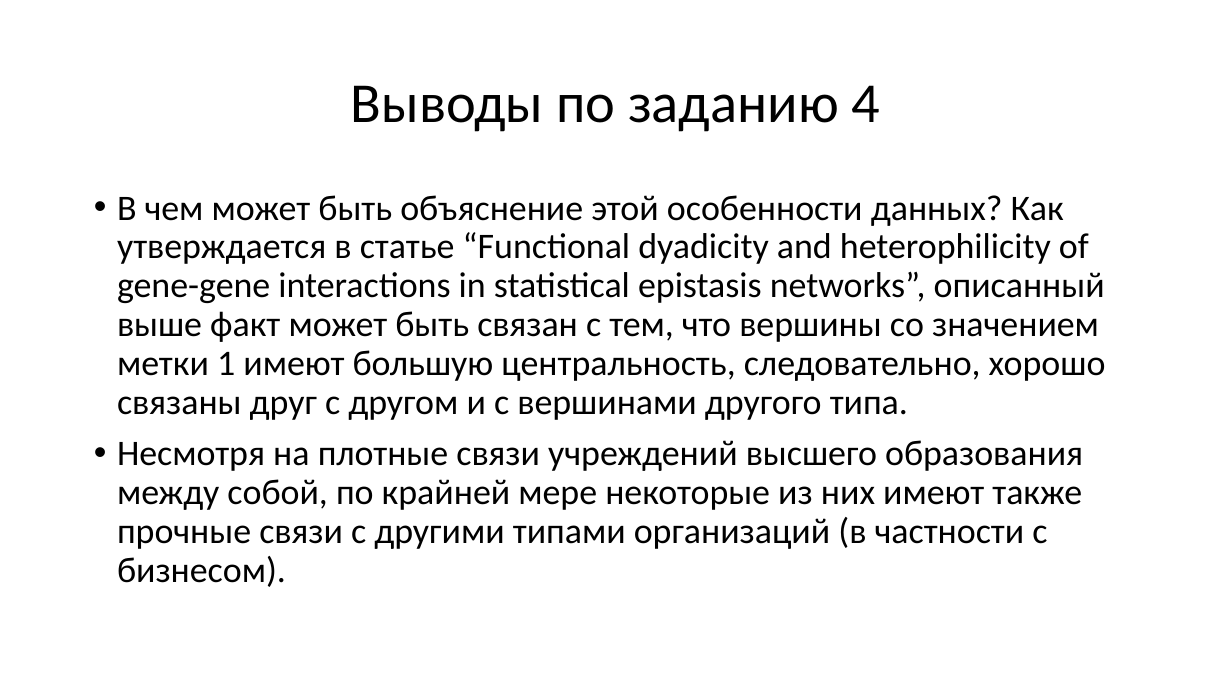
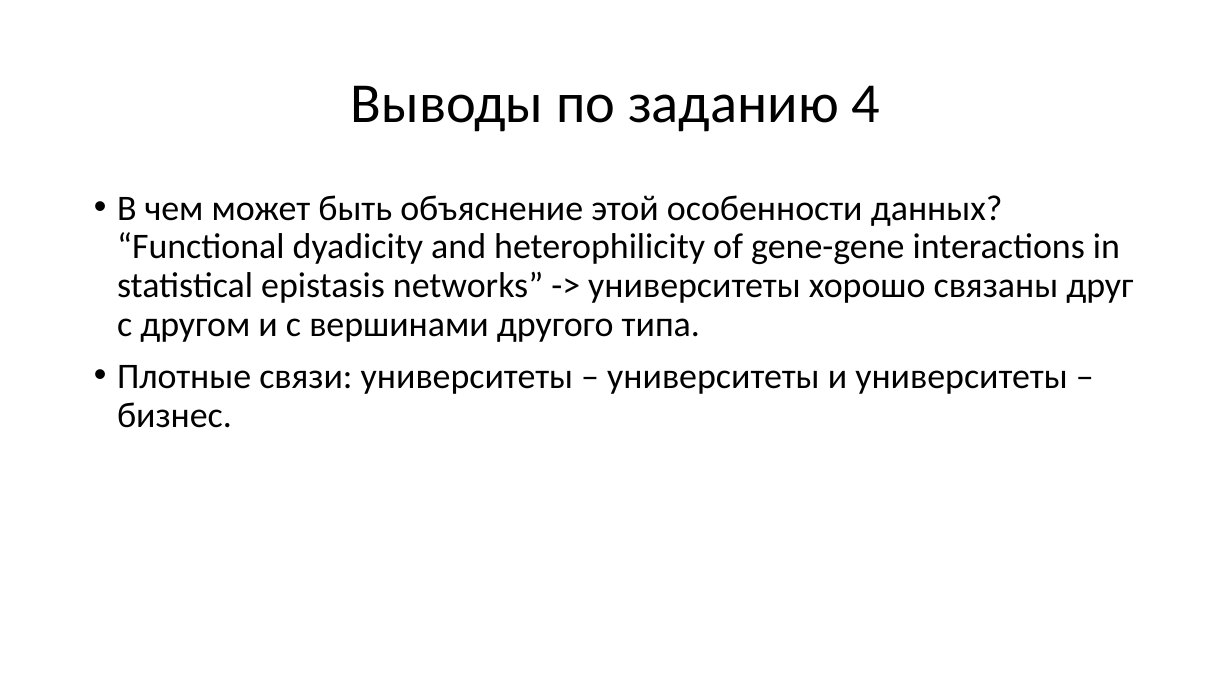
Before and after one commit to justniks/RProjects_EF, a slide deck: slide 27 of Networks/Issledovanie_nauchnogo_sotrudnichestva_v_Novoy_Zelandii.pptx (slide 28 before the commit). Drawn at 1232x693 pixels with LibreOffice and Linux fonts; fonts in the diff are those of the drawing. Boxes give left, top, right and bottom in pixels: in the first picture for what was removed or moved away, otherwise in the second. Text is boxed around its words. In the diff, an @@ line names an element or a change of style, - is before the commit and + after.

Commit message:
change presentation

```diff
--- a/Networks/Issledovanie_nauchnogo_sotrudnichestva_v_Novoy_Zelandii.pptx
+++ b/Networks/Issledovanie_nauchnogo_sotrudnichestva_v_Novoy_Zelandii.pptx
@@ text at bbox=[117, 195, 1133, 428]: text changed @@
-• В чем может быть объяснение этой особенности данных? Как утверждается в статье “Functional dyadicity and heterophilicity of gene-gene interactions in statistical epistasis networks”, описанный выше факт может быть связан с тем, что вершины со значением метки 1 имеют большую центральность, следовательно, хорошо связаны друг с другом и с вершинами другого типа.
-• Несмотря на плотные связи учреждений высшего образования между собой, по крайней мере некоторые из них имеют также прочные связи с другими типами организаций (в частности с бизнесом).
+• В чем может быть объяснение этой особенности данных? “Functional dyadicity and heterophilicity of gene-gene interactions in statistical epistasis networks” -> университеты хорошо связаны друг с другом и с вершинами другого типа.
+• Плотные связи: университеты – университеты и университеты – бизнес.
```
Also in this commit, not shown: 7 other slides changed, 1 slide removed, 1 other file.
